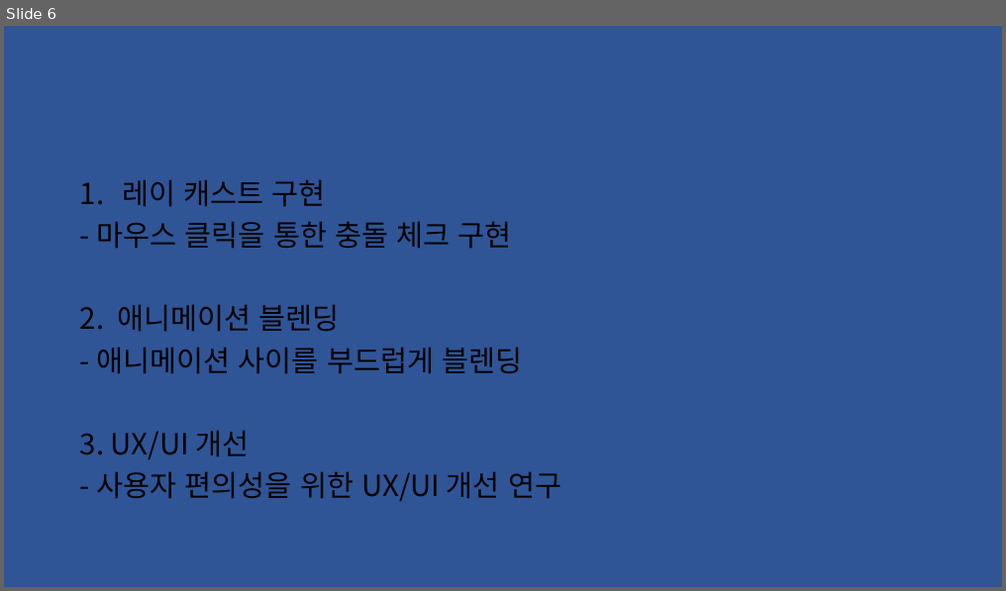
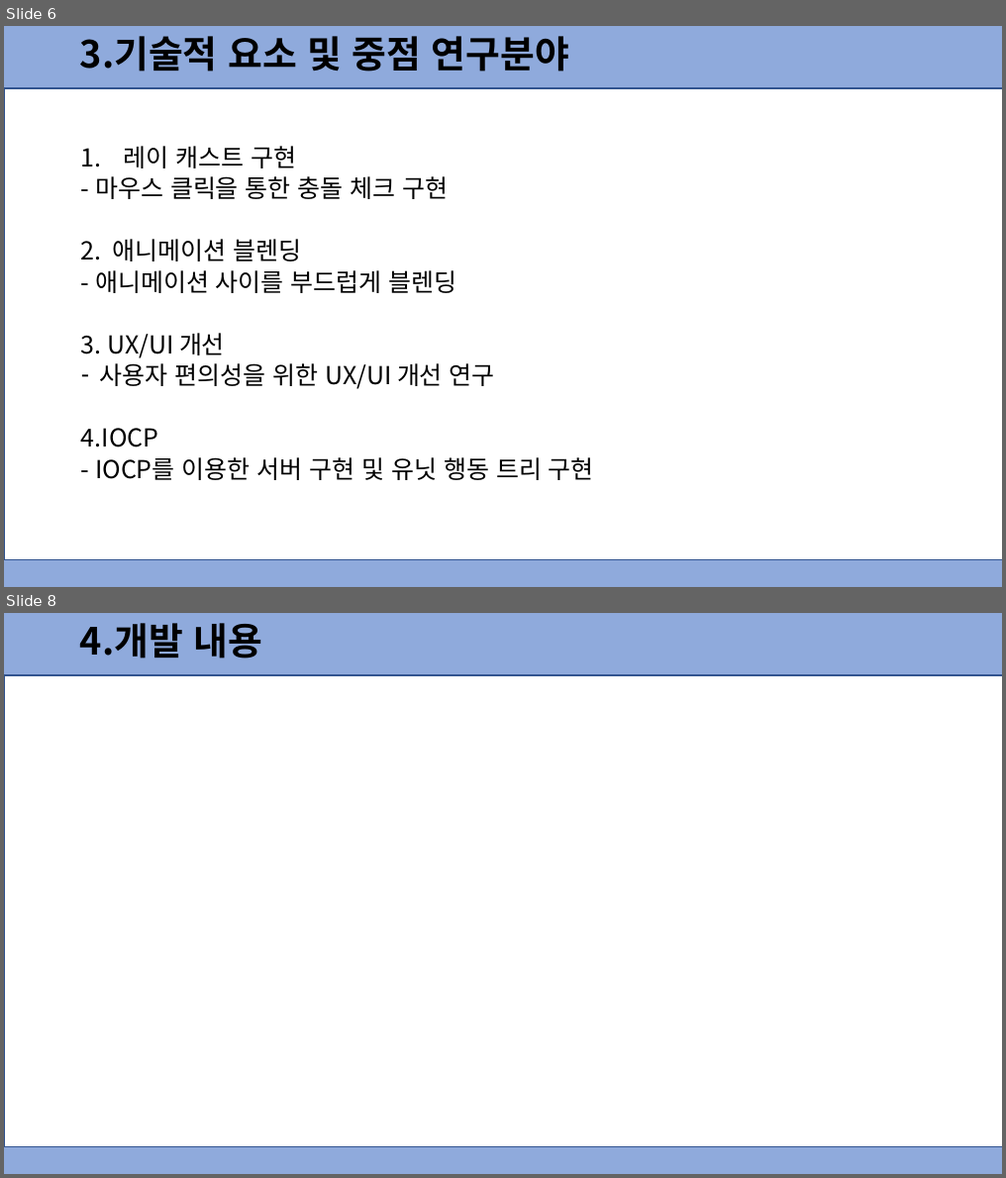
Before and after one commit to dmsdn16/kpu_projects, a slide deck: 2022 졸업작품 중간발표(은우 추가).pptx. Shown one above the other, each under a label of ours: slide 6 before the commit, slides 6 and 8 after it; the slides between them are not shown. The pictures are 1006x591 and 1006x1178 pixels, drawn with LibreOffice and Linux fonts; fonts in the diff are those of the drawing. Boxes give left, top, right and bottom in pixels: in the first picture for what was removed or moved away, otherwise in the second. Text is boxed around its words. In the diff, an @@ line names an element or a change of style, - is before the commit and + after.

```diff
--- a/2022 졸업작품 중간발표(은우 추가).pptx
+++ b/2022 졸업작품 중간발표(은우 추가).pptx
@@ slide 8 added at [4, 613, 1002, 1174], background #8FAADC @@
@@ text added at [80, 623, 263, 659], 36 pt, text #000000, bold @@
+4.개발 내용
@@ rectangle added at [4, 675, 1002, 1148], fill #FFFFFF, outline #325491 1 pt @@
@@ slide 6 changed as well @@
@@ background #2F5597 to #8FAADC @@
@@ text added at [80, 36, 569, 72], 36 pt, text #000000, bold @@
+3.기술적 요소 및 중점 연구분야
@@ rectangle added at [4, 88, 1002, 561], fill #FFFFFF, outline #325491 1 pt @@
@@ text "레이 캐스트 구현": place and size @@
-text "레이 캐스트 구현" at [80, 179, 561, 501]
+text "레이 캐스트 구현" at [81, 146, 594, 480]
@@ text at [81, 146, 457, 359]: size 28 to 23.8 pt in "레이 캐스트 구현", "- 마우스 클릭을 통한 충돌 체크 구현", "2. 애니메이션 블렌딩", "- 애니메이션 사이를 부드럽게 블렌딩" and 1 more places; line spacing 0.9 to 0.7 @@
@@ text at [81, 364, 594, 480]: text changed; size 28 to 23.8 pt @@
-- 사용자 편의성을 위한 UX/UI 개선 연구
+– 사용자 편의성을 위한 UX/UI 개선 연구
+4.IOCP
+- IOCP를 이용한 서버 구현 및 유닛 행동 트리 구현
```
Also in this commit, not shown: 9 other slides changed, 2 other slides added.
